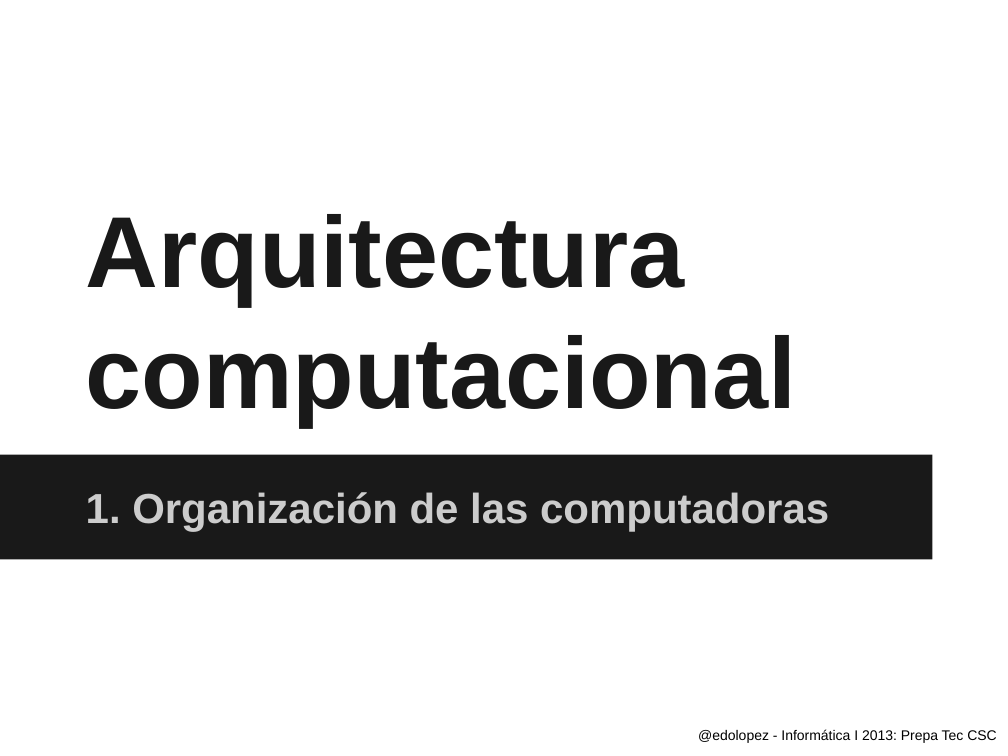
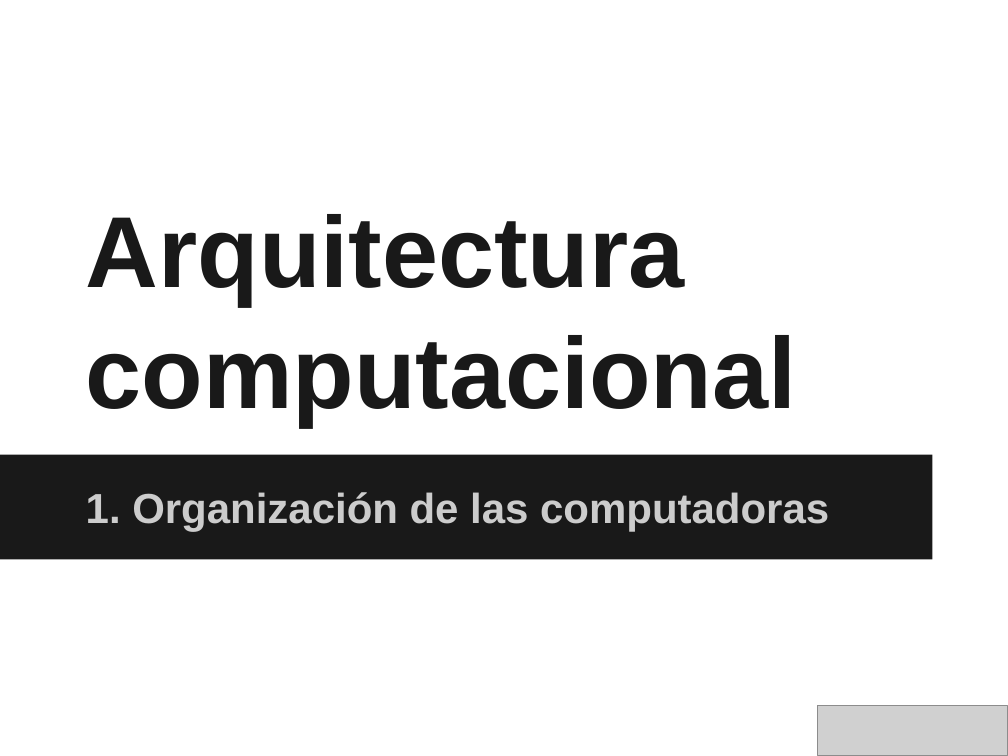
Before and after one commit to hackerschoolmty/newbies, a slide deck: slide 1 of Semana1/1. Computers Achitecture/Newbies - Clase 1_ Organizacion Computadoras.pptx. Drawn at 1008x756 pixels with LibreOffice and Linux fonts; fonts in the diff are those of the drawing; grey boxes stand for pictures. Boxes give left, top, right and bottom in pixels: in the first picture for what was removed or moved away, otherwise in the second. Text is boxed around its words. In the diff, an @@ line names an element or a change of style, - is before the commit and + after.

```diff
--- a/Semana1/1. Computers Achitecture/Newbies - Clase 1_ Organizacion Computadoras.pptx
+++ b/Semana1/1. Computers Achitecture/Newbies - Clase 1_ Organizacion Computadoras.pptx
@@ picture added at (817, 706, 1008, 756) @@
@@ text removed at (698, 729, 996, 743) @@
-@edolopez - Informática I 2013: Prepa Tec CSC
```
Also in this commit, not shown: 29 other slides changed, 2 slides added, 2 slides removed, 29 other files.
